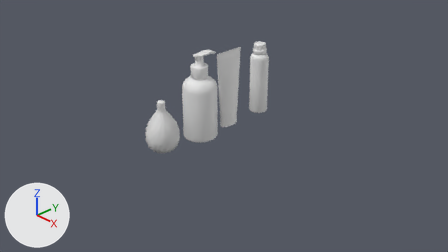
Renders of the Blender file Embalagens.blend from each side of a commit.
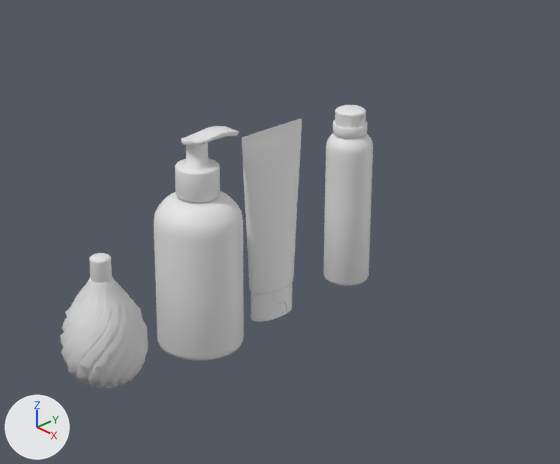
Each version is shown from the file's camera 'Camera', then close up on the part from 27% to 76% of the width and 0% to 73% of the height. Every picture has the same lights, and +X, +Y and +Z are marked at lower left.

Before the edit, the objects in view are built like this:
```python
me_circle = bpy.data.meshes.new('Circle')
me_circle.from_pydata(...)  # 674 vertices, 672 faces; spans x -1.53..1.53, y -1.53..1.53, z -1.83..2.88
me_circle.polygons.foreach_set('use_smooth', [True] * 672)
me_circle_001 = bpy.data.meshes.new('Circle.001')
me_circle_001.from_pydata(...)  # 2265 vertices, 2182 faces; spans x -1.0..1.0, y -1.0..1.0, z -3.4..4.44
me_circle_001.polygons.foreach_set('use_smooth', [True] * 2182)
me_circle_002 = bpy.data.meshes.new('Circle.002')
me_circle_002.from_pydata(...)  # 937 vertices, 933 faces; spans x -1.0..1.0, y -1.05..1.0, z -1.6..3.48
me_circle_002.polygons.foreach_set('use_smooth', [True] * 933)
ob_old_spice = bpy.data.objects.new('Old Spice', me_circle_001)
ob_old_spice.location = (0.0, 0.901, 0.546)
ob_old_spice.scale = (0.17, 0.17, 0.17)
ob_perfume = bpy.data.objects.new('Perfume', me_circle)
ob_perfume.location = (0.0, -1.387, 0.306)
ob_perfume.scale = (0.188, 0.188, 0.188)
ob_pote_creme = bpy.data.objects.new('Pote_Creme', me_circle_002)
ob_pote_creme.location = (0.0, -0.555, 0.408)
ob_pote_creme.rotation_euler = (0.0, 0.0, 3.142)  # degrees (0, 0, 180)
ob_pote_creme.scale = (0.3, 0.3, 0.3)
# also in view: 'Creme' at (0.0, 0.13, 0.64)
```
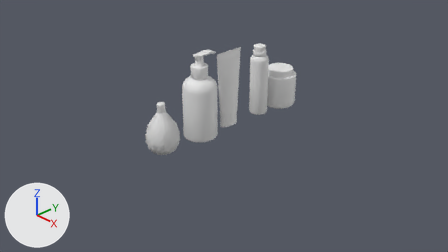
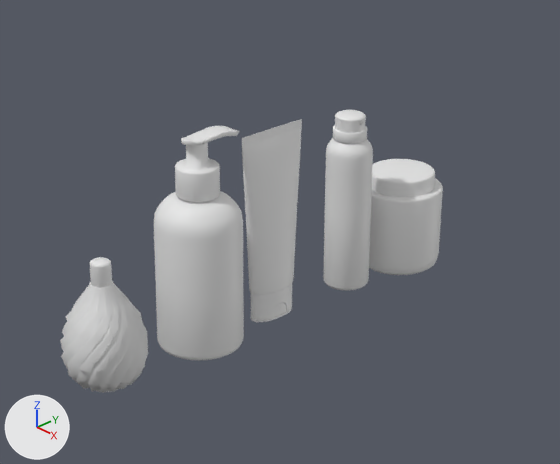
The newer file is also turned or shifted as a whole; pictures and numbers use the older file's frame.

Patch to the scene script:
```diff
--- a/Embalagens.blend.py
+++ b/Embalagens.blend.py
@@ me_circle_005 @@
+me_circle_005.from_pydata(...)  # 482 vertices, 481 faces; spans x -0.7..0.7, y -3.68..-2.28, z -0.35..1.31
+me_circle_005.polygons.foreach_set('use_smooth', [True] * 481)
@@ ob_perfume @@
 ob_perfume = bpy.data.objects.new('Perfume', me_circle)
-ob_perfume.location = (0.0, -1.387, 0.306)
+ob_perfume.location = (0.0, -1.387, 0.275)
 ob_perfume.scale = (0.188, 0.188, 0.188)
@@ ob_old_spice @@
 ob_old_spice = bpy.data.objects.new('Old Spice', me_circle_001)
-ob_old_spice.location = (0.0, 0.901, 0.546)
+ob_old_spice.location = (0.0, 0.901, 0.509)
 ob_old_spice.scale = (0.17, 0.17, 0.17)
@@ ob_pote_creme2 @@
+ob_pote_creme2 = bpy.data.objects.new('Pote_Creme2', me_circle_005)
+ob_pote_creme2.location = (0.0, 2.825, 0.09)
+ob_pote_creme2.scale = (0.452, 0.452, 0.452)
```

Boxes [x1, y1, x2, y2] around the edits, measured in the close-ups (560 x 464 px):
'Perfume', moved
    before: [60, 253, 148, 389]
    after: [60, 257, 148, 393]
'Old Spice', moved
    before: [324, 105, 373, 286]
    after: [323, 110, 373, 291]
'Pote_Creme2', added
    after: [369, 159, 443, 275]
